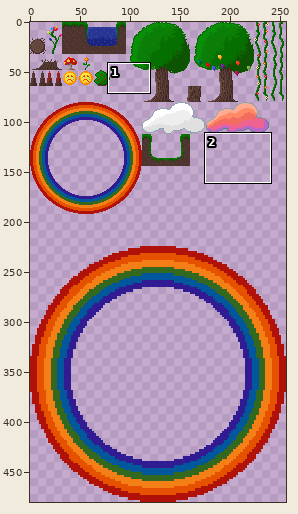
A sprite sheet gets an edit: assets/tiles/forest_tiles.png. The picture above shows the old version from afar; the outline marks the close-up.
Close-up. Before the edit:
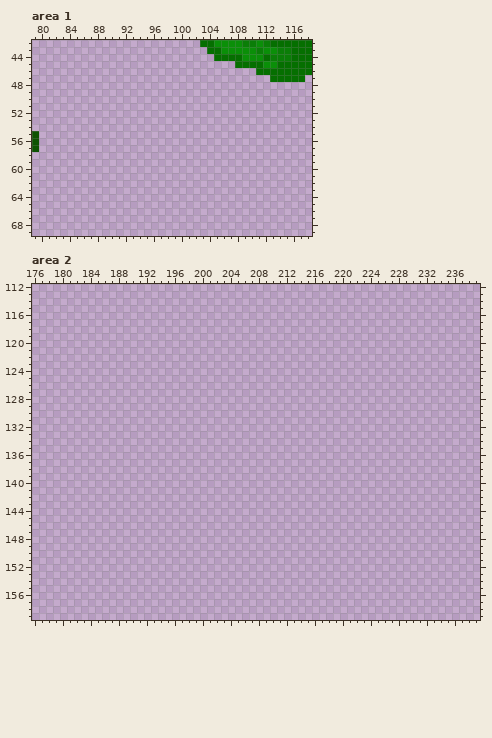
The file is 256x480 pixels. Shown: area 1: x 79..118, y 42..69; area 2: x 176..239, y 112..159.
After:
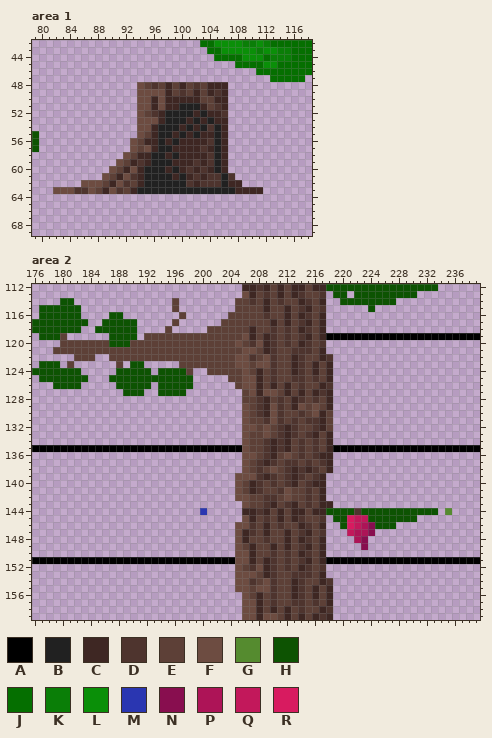
Palette (. is transparent): A #000000  B #212121  C #3e2723  D #4e342e  E #5d4037  F #6d4c41  G #558b2f  H #0d5302  J #056f00  K #0a7e07  L #0a8f08  M #2a36b1  N #880e4f  P #ad1457  Q #c2185b  R #d81b60
The commit says: Eenmaal bij de nabije beek aangekomen wast de man zijn bril, handen en gezicht in de beek. Helemaal schoon kan hij zijn tocht vervolgen.
Difference:
Area 1:
y 48: x 94..106 ............. -> FEDECECEDECCC
y 49: x 94..106 ............. -> FFFFCEDECECDC
y 50: x 94..106 ............. -> FFCFCCCCCEECC
y 51: x 94..106 ............. -> FFCFCCBBBCEDC
y 52: x 94..106 ............. -> FEDCBBBBCBCCD
y 53: x 94..106 ............. -> FFFCBBBCBCBCC
y 54: x 94..106 ............. -> FFCBBBCBCBDBC
y 55: x 94..106 ............. -> FECBBCBCBCCBC
y 56: x 93..106 .............. -> FECCBCBCCCCDBC
y 57: x 93..106 .............. -> FEFCBBCCCCDCBC
y 58: x 92..106 ............... -> FECCBBCBCCCCDBC
y 59: x 91..106 ................ -> FECDCBBBCCCDCDBC
y 60: x 90..106 ................. -> FECFCBBBCBCDCDCBC
y 61: x 89..107 ................... -> FECFDCBBBBCBCDCDDBD
y 62: x 86..108 ....................... -> FFFECFDECBBBBBBDCDDDBCC
y 63: x 82..111 .............................. -> FFFDDFECFDECBBBBBBBBBBBBBBCCCC
Area 2:
y 112: x 206..233 ............................ -> CCDCECECCECCHHHHHHHHHHHHHHHH
y 113: x 206..217 ............ -> FCEDECECDEED; x 219..220 .. -> HH; x 222..230 ......... -> HHHHHHHHH
y 114: x 180..181 .. -> HH; x 196 . -> E; x 205..217 ............. -> EEDECEDEECDEC; x 220..227 ........ -> HHHHHHHH
y 115: x 177..182 ...... -> HHHHHH; x 196 . -> E; x 205..217 ............. -> EEEECEECEDCED; x 224 . -> H
y 116: x 177..182 ...... -> HHHHHH; x 187..188 .. -> HH; x 197 . -> E; x 204..217 .............. -> EEEEEDEECECDEC
y 117: x 176..183 ........ -> HHHHHHHH; x 186..190 ..... -> HHHHH; x 196 . -> E; x 203..217 ............... -> EEEEEEECECEDCEC
y 118: x 176..182 ....... -> HHHHHHH; x 185..190 ...... -> HHHHHH; x 195 . -> E; x 201..217 ................. -> EEEEEECEEDEDECDEC
y 119: x 177..180 .... -> HHHE; x 187..190 .... -> HHHH; x 192..239 ................................................ -> EEEEEEEEEEEEEEFCECDEDEDCECAAAAAAAAAAAAAAAAAAAAAA
y 120: x 180..217 ...................................... -> EEEEEEEHHHEEEEEEEEEEEEEEEFEDFCDEDECDED
y 121: x 179..217 ....................................... -> EEEEEEEEEEEEEEEEEEEEEEEEEEEFFECDEEDDDEC
y 122: x 182..184 ... -> EEE; x 187..218 ................................ -> EEEEEEEEEEEEEEEEEEFFDEFDEECDEECD
y 123: x 177..179 ... -> HHH; x 181 . -> E; x 188 . -> E; x 190..191 .. -> HH; x 197..218 ...................... -> EEEEEEEEFFEFFDEECDECEC
y 124: x 176..182 ....... -> HHHHHHH; x 188..192 ..... -> HHHHH; x 194..198 ..... -> HHHHE; x 201..218 .................. -> EEEEEFECEDEECDECEC
y 125: x 177..183 ....... -> HHHHHHH; x 187..198 ............ -> HHHHHHHHHHHH; x 204..218 ............... -> EEFFCEDEEDDEDEC
y 126: x 179..182 .... -> HHHH; x 188..192 ..... -> HHHHH; x 194..198 ..... -> HHHHH; x 205..218 .............. -> EFFCECECEDEECD
y 127: x 189..191 ... -> HHH; x 194..197 .... -> HHHH; x 206..218 ............. -> EFCFFECECECDC
y 128: x 206..218 ............. -> EEDCEDECDEDEC
y 129: x 206..218 ............. -> FEDCFDECFEFEC
y 130: x 206..218 ............. -> FEDCFDEEDEFCE
y 131: x 206..218 ............. -> FEEDFDEDEDDCE
y 132: x 206..218 ............. -> FFEFEDCDEEDCE
y 133: x 206..218 ............. -> FEEFEDCDEDCEC
y 134: x 206..218 ............. -> FEEDCDCEDEDEC
y 135: x 176..239 ................................................................ -> AAAAAAAAAAAAAAAAAAAAAAAAAAAAAAFEEDCDCEDEDECAAAAAAAAAAAAAAAAAAAAA
y 136: x 206..218 ............. -> FFEDCEFEDEDCC
y 137: x 206..218 ............. -> FEDCDEDDEDEDC
y 138: x 206..218 ............. -> FEDEFEDCDCDEC
y 139: x 205..217 ............. -> FFFDCDEDCDEDC
y 140: x 205..217 ............. -> FECDEDEDCEDCC
y 141: x 205..217 ............. -> FECDEEDFEEDEC
y 142: x 205..217 ............. -> FFEEDDEFEEDEC
y 143: x 206..218 ............. -> FEEDCEDCEDECC
y 144: x 200 . -> M; x 206..233 ............................ -> CCDCECECCECCHHHHDHHHHHHHHHHH; x 235 . -> G
y 145: x 206..217 ............ -> FCEDECECDEED; x 219..230 ............ -> HHRQQHHHHHHH
y 146: x 205..217 ............. -> FFDECEDEECDEC; x 220..227 ........ -> HRQPNHHH
y 147: x 205..217 ............. -> FCDECEECEDCED; x 221..224 .... -> QPPN
y 148: x 205..217 ............. -> FCEEDEECECDEC; x 222..223 .. -> PN
y 149: x 205..217 ............. -> FECEECECEDCEC; x 223 . -> N
y 150: x 205..217 ............. -> FFCEEDEDECDEC
y 151: x 176..239 ................................................................ -> AAAAAAAAAAAAAAAAAAAAAAAAAAAAAFFCECDEDEDCECAAAAAAAAAAAAAAAAAAAAAA
y 152: x 205..217 ............. -> FEDFCDEDECDED
y 153: x 205..217 ............. -> FFFECDEEDDDEC
y 154: x 205..218 .............. -> FFDEFDEECDEECD
y 155: x 205..218 .............. -> FFEFFDEECDECEC
y 156: x 206..218 ............. -> FECEDEECDECEC
y 157: x 206..218 ............. -> FFCEDEEDDEDEC
y 158: x 206..218 ............. -> FFCECECEDEECD
y 159: x 206..218 ............. -> FFCFFECECECDC
Boxes around the changes in both close-ups, in picture pixels (x1, y1, x2, y2):
added: (53, 82, 263, 194)
added: (32, 284, 480, 620)
